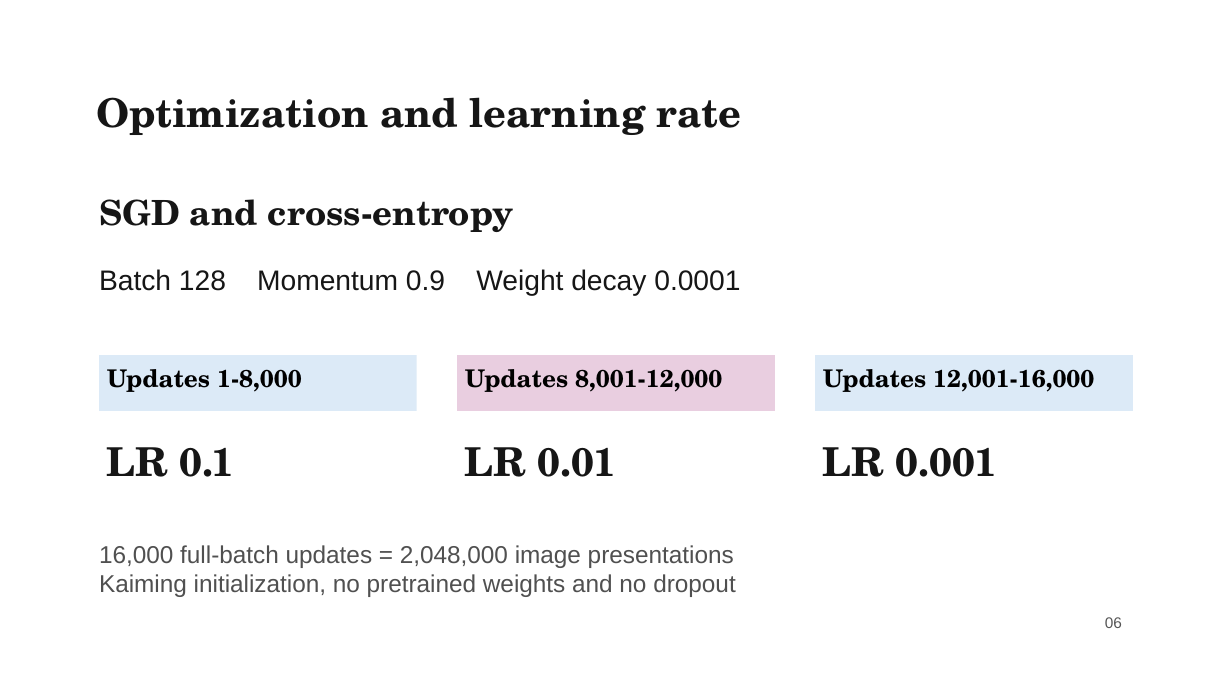
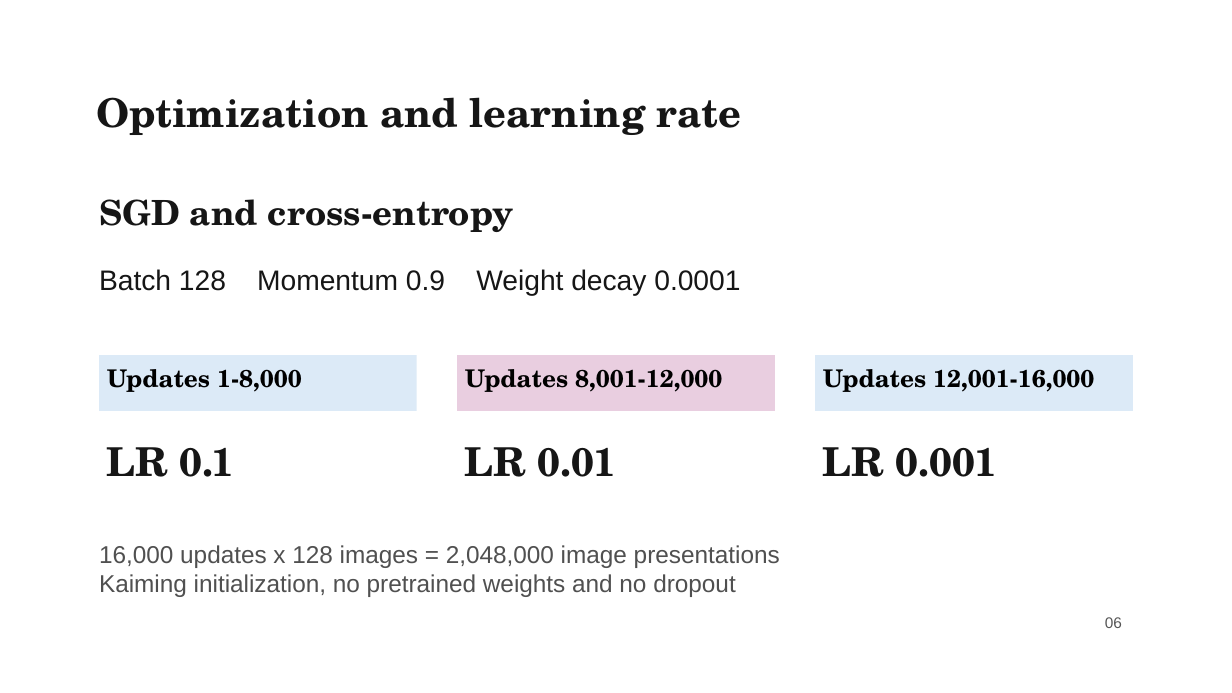
Before and after one commit to liuyanze910-svg/miae01-resnet-replication, a slide deck: slide 6 of docs/slides/week4_a_background_methods.pptx. Drawn at 1232x693 pixels with LibreOffice and Linux fonts; fonts in the diff are those of the drawing; background and template pictures are left out. Boxes give left, top, right and bottom in pixels: in the first picture for what was removed or moved away, otherwise in the second. Text is boxed around its words. In the diff, an @@ line names an element or a change of style, - is before the commit and + after.

Commit message:
2260032041 SuSiying Week4 add bilingual slides and full team cover

```diff
--- a/docs/slides/week4_a_background_methods.pptx
+++ b/docs/slides/week4_a_background_methods.pptx
@@ text at (99, 545, 780, 568): text changed @@
-16,000 full-batch updates = 2,048,000 image presentations
+16,000 updates x 128 images = 2,048,000 image presentations
```
Also in this commit, not shown: 1 other slide changed, 3 other files.
